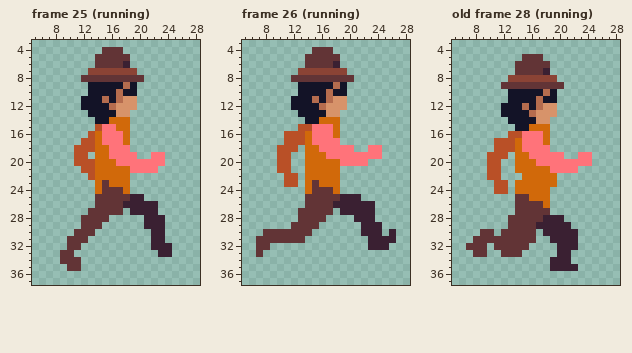
Edited in one commit: pixel-art file (Assets/AseFiles/player.aseprite). The picture above is the old version.
32x40 pixels, 32 frames. Shown: frame 25 (running): x 5..28, y 3..37; frame 26 (running): x 5..28, y 3..37; old frame 28 (running): x 5..28, y 3..37. The commit also changed other frames, which this record leaves out.
The same view after the edit:
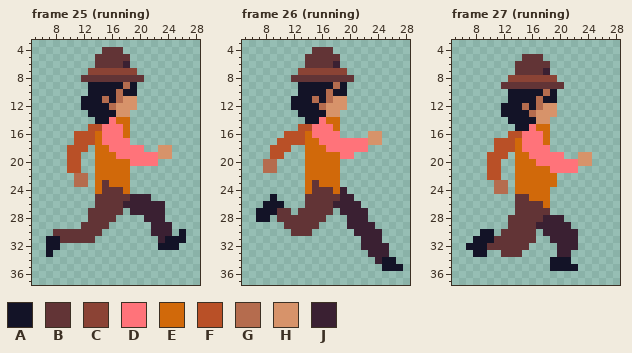
Palette (. is transparent): A #131327  B #623436  C #8b4335  D #ff737a  E #d1690a  F #b95027  G #b56c4e  H #d7936a  J #3a2032
A new or re-ordered frame is compared with the old frame closest to it.
The exact change:
frames re-ordered
--- frame 25 (running), layer "draw-on"
@@ x 5..28 @@
 13 ........AAAAHH..........
-14 .........AAEEE..........
-15 .........FDDEE..........
-16 ........FEDDDE..........
-17 .......FFEDDDE..........
-18 ......FFFEEDDD..........
-19 ......FF.EEDDDD..DD.....
-20 ......FFFEEEDDDDDDD.....
-21 .......FFEEEEEDDDD......
-22 ........FEEEEE..........
-23 .........EBEEE..........
+14 .........AADEE..........
+15 ........FFDDDE..........
+16 ......FFFEDDDE..........
+17 ......FFFEDDDD..........
+18 .....FFF.EEDDDDD..HH....
+19 .....FF..EEEDDDDDDHH....
+20 .....FF..EEEEEDDDD......
+21 .....FF..EEEEE..........
+22 ......GG.EEEEE..........
+23 ......GG.EBEEE..........
 24 .........EBBBE..........
-25 .........BBBBBJJ........
-26 .........BBBBJJJJJ......
-27 ........BBBBB.JJJJ......
-28 .......BBBB.....JJJ.....
-29 .......BBB......JJJ.....
-30 ......BBB........JJ.....
-31 .....BBB.........JJ.....
-32 .....BB..........JJJ....
-33 ....BB............JJ....
-34 ....BBB.................
-35 .....BB.................
+25 .........BBBBBJJJ.......
+26 .........BBBBJJJJJJ.....
+27 ........BBBBB.JJJJJ.....
+28 ........BBBB....JJJ.....
+29 .......BBBB......JJJ....
+30 ...BBBBBBB.......JJJ.A..
+31 ..AABBBBB.........JAAA..
+32 ..AA..............AAA...
+33 ..A.....................
+34 ........................
+35 ........................
 36 ........................
--- frame 26 (running), layer "draw-on"
@@ x 5..28 @@
 13 ........AAAAHH..........
-14 .........AAEEE..........
+14 .........AADEE..........
 15 ........FFDDDE..........
-16 ......FFFEDDDE..........
-17 ......FFFEDDDD..........
-18 .....FFF.EEDDDDD..DD....
-19 .....FF..EEEDDDDDDDD....
-20 .....FF..EEEEEDDDD......
-21 .....FF..EEEEE..........
-22 ......FF.EEEEE..........
-23 ......FF.EBEEE..........
-24 .........EBBBE..........
-25 .........BBBBBJJJ.......
-26 .........BBBBJJJJJJ.....
-27 ........BBBBB.JJJJJ.....
-28 ........BBBB....JJJ.....
-29 .......BBBB......JJJ....
-30 ...BBBBBBB.......JJJ.J..
-31 ..BBBBBBB.........JJJJ..
-32 ..BB..............JJJ...
-33 ..B.....................
-34 ........................
-35 ........................
+16 ......FFFEDDDD....HH....
+17 .....FFFFEEDDDDDDDHH....
+18 ....FFF..EEEDDDDDD......
+19 ....FF...EEEEEDD........
+20 ...GG....EEEEE..........
+21 ...GG....EEEEE..........
+22 .........EEEEE..........
+23 .........EBEEE..........
+24 .........EBBBEJ.........
+25 ....A....BBBBBJJ........
+26 ...AAA...BBBBJJJJ.......
+27 ..AAABB.BBBBB.JJJJ......
+28 ..AA.BBBBBBB...JJJ......
+29 ......BBBBB....JJJJ.....
+30 .......BBB......JJJJ....
+31 .................JJJ....
+32 .................JJJJ...
+33 ..................JJJ...
+34 ...................JAA..
+35 ....................AAA.
 36 ........................
--- frame 27 (running) against old frame 28 (running), layer "draw-on"
@@ x 14..18 @@
 14 AAAHH
-15 AAEEE
+15 AADEE
 16 FDDDE
@@ x 5..28 @@
 18 ......FFFEDDDD..........
-19 .....FFF.EEDDDDD..DD....
-20 .....FF..EEEDDDDDDDD....
+19 .....FFF.EEDDDDD..HH....
+20 .....FF..EEEDDDDDDHH....
 21 .....FF..EEEEEDDDD......
-22 .....FF...EEEEE.........
-23 ......FF.EEEEEE.........
-24 ......FF.EEEEE..........
+22 .....FF..EEEEEE.........
+23 ......GG.EEEEEE.........
+24 ......GG.EEEEE..........
 25 .........BBEEE..........
@@ x 5..28 @@
 29 ........BBBBJJJJJ.......
-30 ....BB.BBBBB.JJJJJ......
-31 ...BBBBBBBBB..JJJJ......
-32 ..BBB.BBBBB....JJJ......
-33 ...BB..BBB.....JJ.......
-34 ..............JJJ.......
-35 ..............JJJJ......
+30 ....AA.BBBBB.JJJJJ......
+31 ...AAABBBBBB..JJJJ......
+32 ..AAABBBBBB....JJJ......
+33 ...AA..BBB.....JJ.......
+34 ..............AAA.......
+35 ..............AAAA......
 36 ........................
Pixel boxes of the changes (left, top, right, bottom) in both pictures:
changed: (46, 117, 186, 271)
changed: (256, 117, 403, 271)
changed: (529, 124, 536, 131)
changed: (578, 152, 592, 166)
changed: (494, 173, 522, 194)
changed: (466, 229, 494, 257)
changed: (550, 257, 578, 271)
